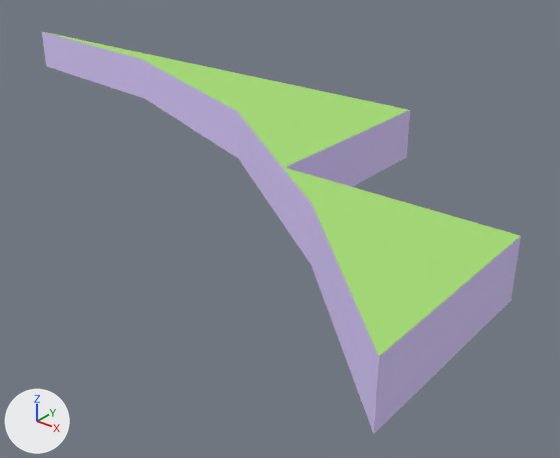
What one commit did to the glTF model atoms/Tiered_Grass_45_Degrees_Curve_Outer_Outside_2x4.glb.
The view is the same before and after, from a camera (50 mm lens) standing at (232.0, -281.0, 140.0) and looking at (18.0, -14.0, -26.0). The axes (+X, +Y, +Z) are drawn at lower left. The lights are the same throughout. The picture after the commit comes second. Where no turn or scale is listed for an object, it has been applied to the vertices. Vertices at exactly the same position are counted once.

Names of what the first picture shows: 'Tiered_Grass_45_Degrees_Curve_Outer_Outside_2x4'.
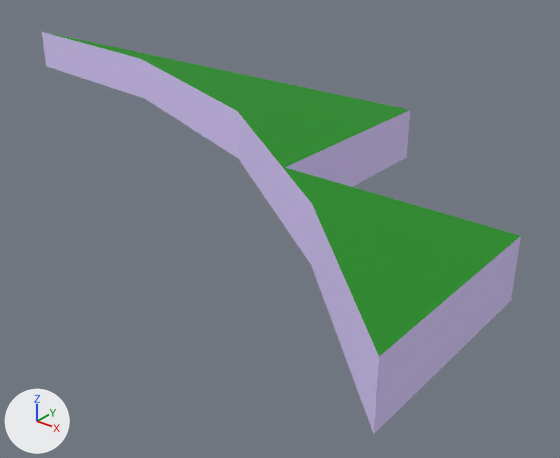
Location of each change, (x1, y1, x2, y2) in pixels of the pictures (560 x 458 px):
```json
{"object": "Tiered_Grass_45_Degrees_Curve_Outer_Outside_2x4", "change": "surface changed", "before": [44, 32, 521, 359], "after": [44, 32, 521, 359], "on screen": "darker"}
{"part": 1, "of": "me_object5_005", "change": "surface changed", "before": [45, 32, 520, 356], "after": [45, 32, 520, 356], "on screen": "darker"}
```

Scene script edits in JSON lines:
```json
{"op": "add", "block": "img_colormap", "code": ["img_colormap = load_image('colormap', '../textures/colormap.png', 512, 512, 'sRGB')"]}
{"op": "remove", "block": "mat_grass", "code": "mat_grass.base_color = (0.388, 0.729, 0.18)  # green #a7de76"}
{"op": "add", "block": "mat_grass", "code": "mat_grass.texture = img_colormap"}
{"block": "me_object5_005", "where": "me_object5_005.from_pydata(...)  # 16 vertices, 28 faces; spans x -250.0..150.0, y -138.0..50.0, z 0.0..25.0"}
{"block": "me_object5_005", "where": "# used by ob_tiered_grass_45_degrees_curve_outer_outside_2x4; location = (0.0, 0.0, 0.0)"}
{"block": "me_object5_005", "change": "me_object5_005 part 1: texture (UV) coordinates of 6 of 28 faces, centred in x -111.0..127.0, y -87.0..46.0, z 25.0, changed; they spanned u 0.0..1.0, v 0.0..1.0 and now span u 0.28..0.28, v 0.75..0.75"}
```
